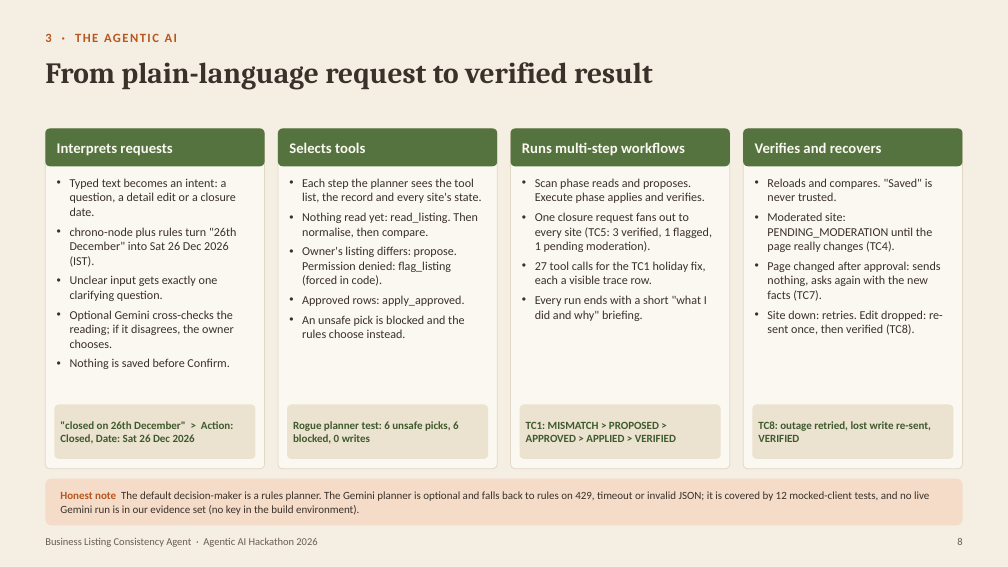
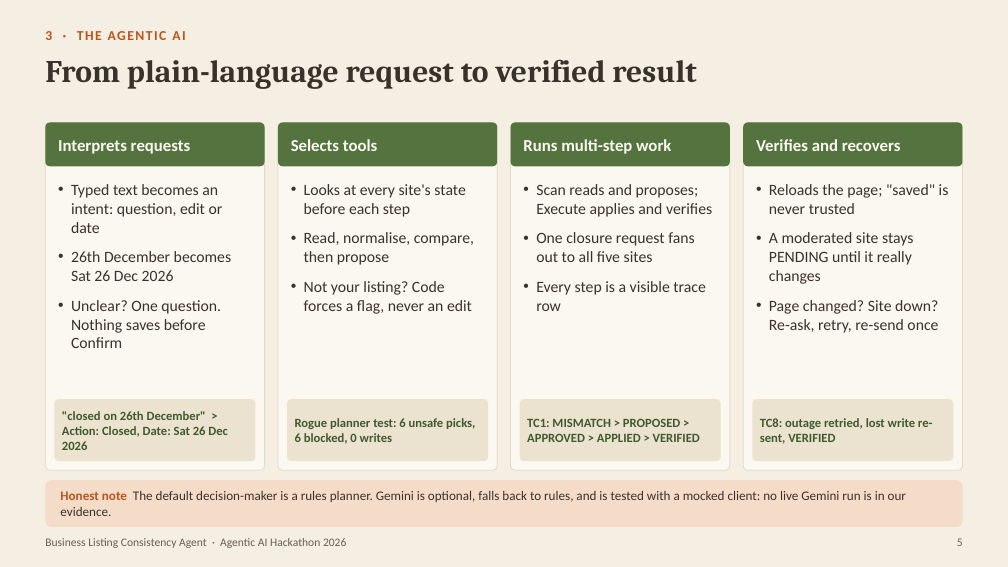
Before and after one commit to yourgrok/zirohacksub, a slide deck: slide 5 of docs/Business-Listing-Consistency-Agent-Jury-Deck.pptx (slide 8 before the commit). Drawn at 1008x567 pixels with LibreOffice and Linux fonts; fonts in the diff are those of the drawing. Boxes give left, top, right and bottom in pixels: in the first picture for what was removed or moved away, otherwise in the second. Text is boxed around its words. In the diff, an @@ line names an element or a change of style, - is before the commit and + after.

```diff
--- a/docs/Business-Listing-Consistency-Agent-Jury-Deck.pptx
+++ b/docs/Business-Listing-Consistency-Agent-Jury-Deck.pptx
@@ text "3 · THE AGENTIC AI" at (45,31,52,40): size 12 to 13 pt @@
@@ text "From plain-language request to verified ..." at (45,59,696,89): size 28 to 30 pt @@
@@ rounded rectangle: place and size @@
-rounded rectangle at (45,129,265,469)
+rounded rectangle at (45,123,265,470)
@@ rounded rectangle: place and size @@
-rounded rectangle at (45,129,265,166)
+rounded rectangle at (45,123,265,166)
@@ rounded rectangle: place and size @@
-rounded rectangle at (278,129,498,469)
+rounded rectangle at (278,123,498,470)
@@ rounded rectangle: place and size @@
-rounded rectangle at (278,129,498,166)
+rounded rectangle at (278,123,498,166)
@@ size 14 to 16 pt in 3 elements at (756,139,901,151), (58,140,191,154), (291,139,377,151) @@
@@ rounded rectangle: place and size @@
-rounded rectangle at (510,129,730,469)
+rounded rectangle at (510,123,730,470)
@@ rounded rectangle: place and size @@
-rounded rectangle at (510,129,730,166)
+rounded rectangle at (510,123,730,166)
@@ text at (523,139,671,154): text changed; size 14 to 16 pt @@
-Runs multi-step workflows
+Runs multi-step work
@@ rounded rectangle: place and size @@
-rounded rectangle at (743,129,963,469)
+rounded rectangle at (743,123,963,470)
@@ proportions changed in 8 elements at (54,399,256,461), (287,399,488,461), (520,399,721,461), (752,399,954,461), (45,123,265,166), (278,123,498,166), (510,123,730,166), (743,123,963,166) @@
@@ rounded rectangle: place and size @@
-rounded rectangle at (743,129,963,166)
+rounded rectangle at (743,123,963,166)
@@ text at (71,184,231,348): text changed; size 11.5 to 15 pt @@
-• Typed text becomes an intent: a question, a detail edit or a closure date.
-• chrono-node plus rules turn "26th December" into Sat 26 Dec 2026 (IST).
-• Unclear input gets exactly one clarifying question.
-• Optional Gemini cross-checks the reading; if it disagrees, the owner chooses.
-• Nothing is saved before Confirm.
+• Typed text becomes an intent: question, edit or date
+• 26th December becomes Sat 26 Dec 2026
+• Unclear? One question. Nothing saves before Confirm
@@ text at (304,184,474,314): text changed; size 11.5 to 15 pt @@
-• Each step the planner sees the tool list, the record and every site's state.
-• Nothing read yet: read_listing. Then normalise, then compare.
-• Owner's listing differs: propose. Permission denied: flag_listing (forced in code).
-• Approved rows: apply_approved.
-• An unsafe pick is blocked and the rules choose instead.
+• Looks at every site's state before each step
+• Read, normalise, compare, then propose
+• Not your listing? Code forces a flag, never an edit
@@ text at (536,184,712,311): text changed; size 11.5 to 15 pt @@
-• Scan phase reads and proposes. Execute phase applies and verifies.
-• One closure request fans out to every site (TC5: 3 verified, 1 flagged, 1 pending moderation).
-• 27 tool calls for the TC1 holiday fix, each a visible trace row.
-• Every run ends with a short "what I did and why" briefing.
+• Scan reads and proposes; Execute applies and verifies
+• One closure request fans out to all five sites
+• Every step is a visible trace row
@@ text at (769,184,949,333): text changed; size 11.5 to 15 pt @@
-• Reloads and compares. "Saved" is never trusted.
-• Moderated site: PENDING_MODERATION until the page really changes (TC4).
-• Page changed after approval: sends nothing, asks again with the new facts (TC7).
-• Site down: retries. Edit dropped: re-sent once, then verified (TC8).
+• Reloads the page; "saved" is never trusted
+• A moderated site stays PENDING until it really changes
+• Page changed? Site down? Re-ask, retry, re-send once
@@ rounded rectangle: place and size @@
-rounded rectangle at (54,405,256,459)
+rounded rectangle at (54,399,256,461)
@@ text ""closed on 26th December" > ...": place and size @@
-text ""closed on 26th December" > ..." at (60,421,233,443)
+text ""closed on 26th December" > ..." at (62,411,228,450)
@@ rounded rectangle: place and size @@
-rounded rectangle at (287,405,488,459)
+rounded rectangle at (287,399,488,461)
@@ rounded rectangle: place and size @@
-rounded rectangle at (520,405,721,459)
+rounded rectangle at (520,399,721,461)
@@ rounded rectangle: place and size @@
-rounded rectangle at (752,405,954,459)
+rounded rectangle at (752,399,954,461)
@@ size 10.5 to 12 pt in 4 elements at (527,419,700,442), (62,411,228,450), (295,418,475,444), (760,418,933,444) @@
@@ text at (60,491,906,516): text changed; size 10.5 to 12.5 pt @@
-Honest note The default decision-maker is a rules planner. The Gemini planner is optional and falls back to rules on 429, timeout or invalid JSON; it is covered by 12 mocked-client tests, and no live Gemini run is in our evidence set (no key in the build environment).
+Honest note The default decision-maker is a rules planner. Gemini is optional, falls back to rules, and is tested with a mocked client: no live Gemini run is in our evidence.
@@ text "Business Listing Consistency Agent · ..." at (45,538,346,548): size 10 to 11 pt @@
@@ text at (957,538,963,546): text changed; size 10 to 11 pt @@
-8
+5
```
Also in this commit, not shown: 8 other slides changed, 1 slide added, 9 slides removed, 7 other files.
